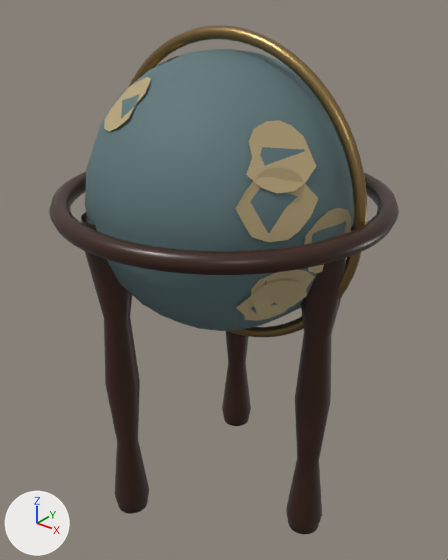
The FBX model Assets/Models/GrandStudy/Models/Globe_Stand.fbx as it was, and as the next commit left it.
Before and after are seen from a 50 mm camera at (0.956, -1.195, 1.446) aimed at (-0.007, 0.009, 0.699). The lights are fixed; the arrows at lower left show +X, +Y and +Z. The picture after the commit comes second. Where no turn or scale is listed for an object, it has been applied to the vertices. Vertices at exactly the same position are counted once.

Objects in the first picture: 'Equatorial support.001', 'Globe meridian.001', 'Invented continent.010', 'Invented continent.011', 'Invented continent.012', 'Invented continent.017', 'Invented continent.018', 'Invented continent.019', 'Terrestrial sphere.001', 'Turned leg.024', 'Turned leg.025', 'Turned leg.026'.
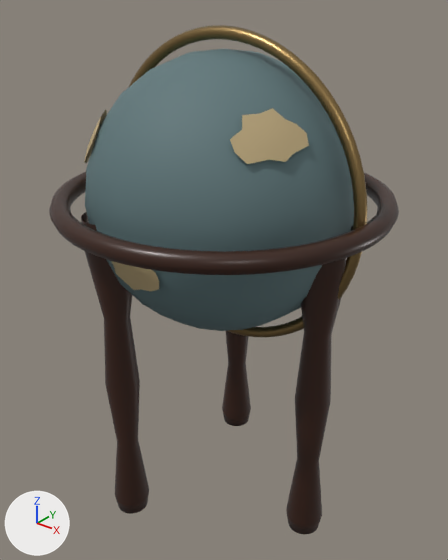
Where the change shows, as pixel boxes [x1, y1, x2, y2] in the pictures (448 x 560 px):
'Invented continent.009', added (beige): after [230, 108, 309, 164]
'Invented continent.019', deleted (beige): before [246, 120, 316, 194]
'Invented continent.008', added (beige): after [111, 261, 159, 291]
'Invented continent.018', deleted (beige): before [104, 77, 151, 132]
'Invented continent.017', deleted (beige): before [305, 208, 351, 273]
'Invented continent.007', added: after [84, 110, 107, 163]
part 1 of me_invented_continent_010, deleted (beige): before [235, 168, 318, 243]
part 2 of me_invented_continent_012, deleted (beige): before [236, 280, 303, 321]
part 3 of me_invented_continent_011, deleted (beige): before [251, 269, 315, 315]

The change, as a list of edits to the scene's bpy script:
```text
Change me_invented_continent_011:
    used by ob_invented_continent_011; location = (0.0, 0.0, 0.0)
    remove me_invented_continent_011.from_pydata(...)  # 14 vertices, 1 face; spans x 0.236..0.326, y -0.221..-0.067, z 0.745..0.882
    add me_invented_continent_011.from_pydata(...)  # 29 vertices, 28 faces; spans x 0.047..0.237, y 0.257..0.349, z 0.938..1.09
    me_invented_continent_011 part 3: 14 vertices removed from x 0.236..0.326, y -0.221..-0.067, z 0.745..0.882
    other edits to the shape of me_invented_continent_011 do not show in these pictures
Change me_invented_continent_012:
    used by ob_invented_continent_012; location = (0.0, 0.0, 0.0)
    remove me_invented_continent_012.from_pydata(...)  # 14 vertices, 1 face; spans x 0.2093..0.3104, y -0.2263..-0.0862, z 0.7237..0.8564
    add me_invented_continent_012.from_pydata(...)  # 29 vertices, 28 faces; spans x -0.2492..-0.1212, y 0.2418..0.3309, z 0.8169..0.9225
    me_invented_continent_012 part 2: 14 vertices removed from x 0.2093..0.3104, y -0.2263..-0.0862, z 0.7237..0.8564
    other edits to the shape of me_invented_continent_012 do not show in these pictures
Change me_invented_continent_010:
    used by ob_invented_continent_010; location = (0.0, 0.0, 0.0)
    remove me_invented_continent_010.from_pydata(...)  # 14 vertices, 1 face; spans x 0.232..0.33, y -0.253..-0.094, z 0.955..1.101
    add me_invented_continent_010.from_pydata(...)  # 29 vertices, 28 faces; spans x 0.277..0.329, y 0.005..0.145, z 0.744..0.832
    me_invented_continent_010 part 1: 14 vertices removed from x 0.232..0.33, y -0.253..-0.094, z 0.955..1.101
    other edits to the shape of me_invented_continent_010 do not show in these pictures
Add me_invented_continent_008:
    me_invented_continent_008.from_pydata(...)  # 29 vertices, 28 faces; spans x -0.065..0.085, y -0.353..-0.322, z 0.798..0.909
    me_invented_continent_008.materials.append(mat_land)  # beige #baa67c
Add me_invented_continent_007:
    me_invented_continent_007.from_pydata(...)  # 29 vertices, 28 faces; spans x -0.2977..-0.1712, y -0.2711..-0.1245, z 1.0259..1.1587
    me_invented_continent_007.materials.append(mat_land)  # beige #baa67c
Add me_invented_continent_009:
    me_invented_continent_009.from_pydata(...)  # 29 vertices, 28 faces; spans x 0.1867..0.2928, y -0.2242..-0.0751, z 1.1117..1.206
    me_invented_continent_009.materials.append(mat_land)  # beige #baa67c
Remove ob_invented_continent_017:
    ob_invented_continent_017 = bpy.data.objects.new('Invented continent.017', me_invented_continent_017)
    ob_invented_continent_017.location = (0.0, 0.0, 0.0)
Remove ob_invented_continent_018:
    ob_invented_continent_018 = bpy.data.objects.new('Invented continent.018', me_invented_continent_018)
    ob_invented_continent_018.location = (0.0, 0.0, 0.0)
Remove ob_invented_continent_019:
    ob_invented_continent_019 = bpy.data.objects.new('Invented continent.019', me_invented_continent_019)
    ob_invented_continent_019.location = (0.0, 0.0, 0.0)
Add ob_invented_continent_008:
    ob_invented_continent_008 = bpy.data.objects.new('Invented continent.008', me_invented_continent_008)
    ob_invented_continent_008.location = (0.0, 0.0, 0.0)
Add ob_invented_continent_007:
    ob_invented_continent_007 = bpy.data.objects.new('Invented continent.007', me_invented_continent_007)
    ob_invented_continent_007.location = (0.0, 0.0, 0.0)
Add ob_invented_continent_009:
    ob_invented_continent_009 = bpy.data.objects.new('Invented continent.009', me_invented_continent_009)
    ob_invented_continent_009.location = (0.0, 0.0, 0.0)
```
